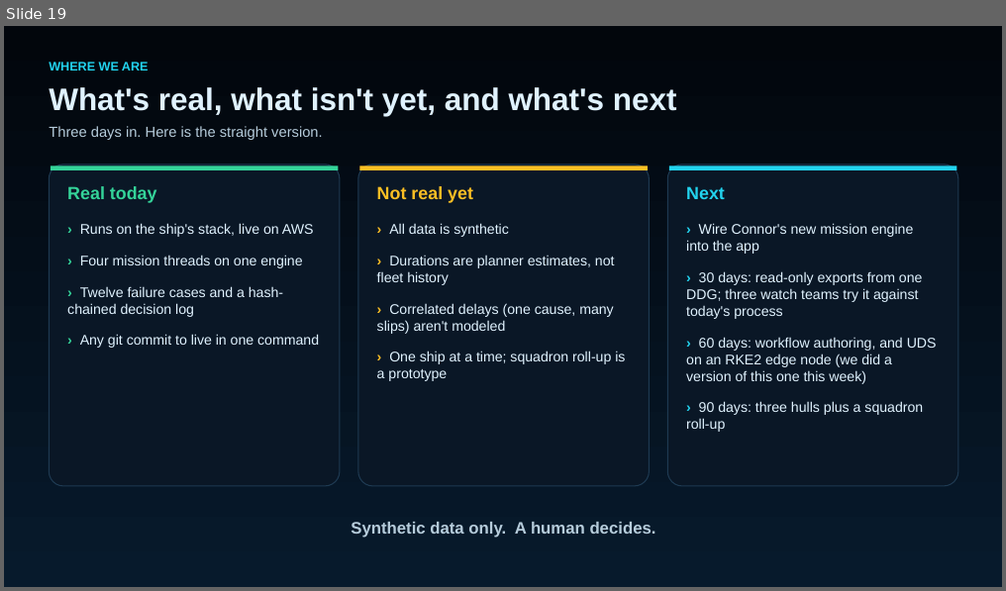
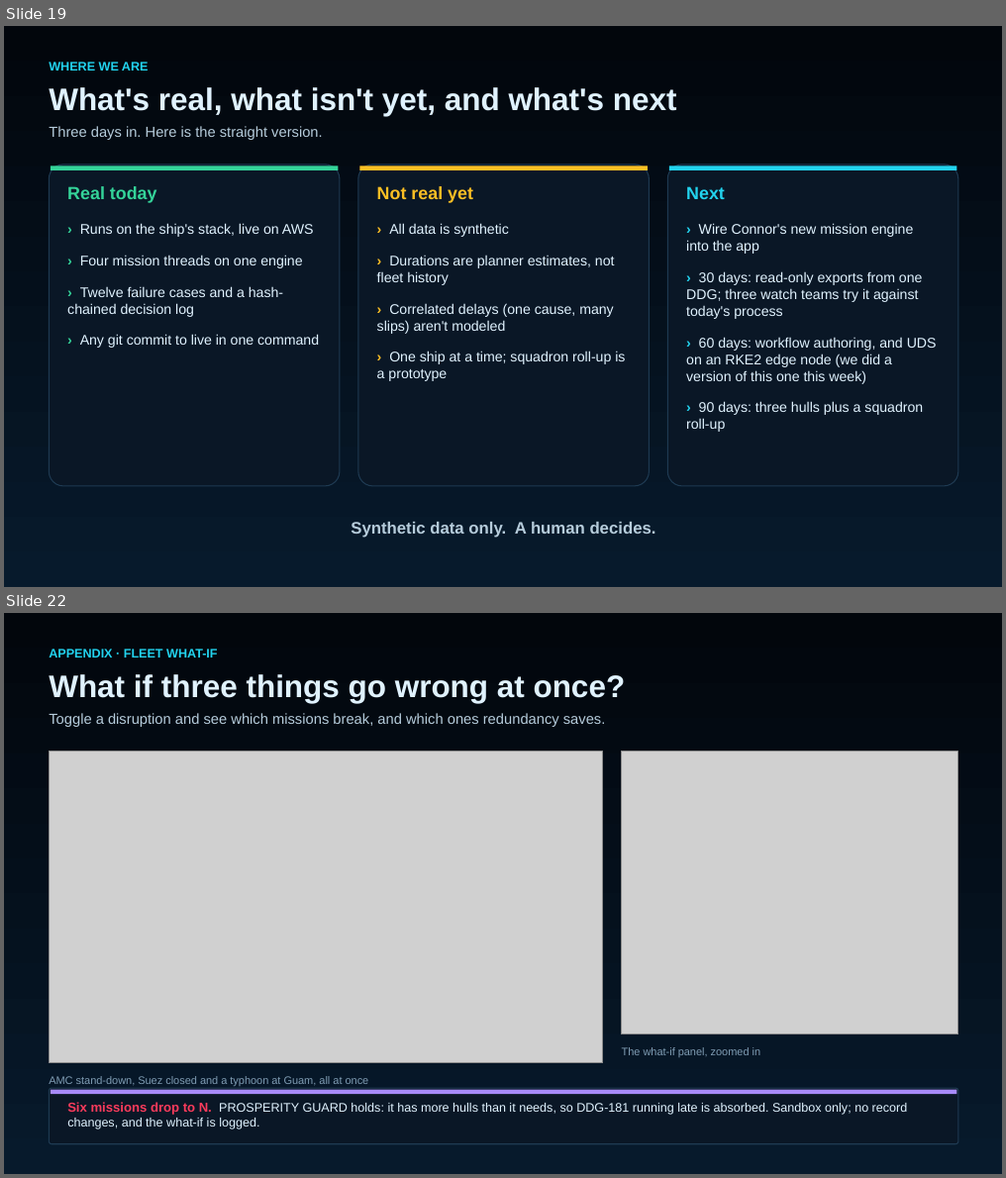
Before and after one commit to bschumacher-uncomn/HAWSIR, a slide deck: docs/slides/HAWSIR_this_week.pptx. Shown one above the other, each under a label of ours: slide 19 before the commit, slides 19 and 22 after it; the slides between them are not shown. The pictures are 1006x591 and 1006x1178 pixels, drawn with LibreOffice and Linux fonts; fonts in the diff are those of the drawing; grey boxes stand for pictures. Boxes give left, top, right and bottom in pixels: in the first picture for what was removed or moved away, otherwise in the second. Text is boxed around its words. In the diff, an @@ line names an element or a change of style, - is before the commit and + after.

Commit message:
Deck: appendix of app screenshots (fleet globe, what-if, Monte Carlo, horizon, theater, other threads)

```diff
--- a/docs/slides/HAWSIR_this_week.pptx
+++ b/docs/slides/HAWSIR_this_week.pptx
@@ slide 22 added at box(4, 613, 1002, 1174), background #FFFFFF @@
@@ rectangle added at box(4, 613, 1002, 1174), fill gradient #071A2C to #02060C @@
@@ text added at box(49, 649, 217, 658), 12 pt, text #22D3EE, bold @@
+APPENDIX · FLEET WHAT-IF
@@ text added at box(49, 674, 626, 703), 30 pt, text #E0F2FE, bold @@
+What if three things go wrong at once?
@@ text added at box(49, 713, 606, 727), 14 pt, text #B6CCDB @@
+Toggle a disruption and see which missions break, and which ones redundancy saves.
@@ picture added at box(49, 752, 603, 1062) @@
@@ picture added at box(622, 752, 958, 1035) @@
@@ text added at box(622, 1048, 761, 1058), 10.5 pt, text #7F9CB3 @@
+The what-if panel, zoomed in
@@ text added at box(49, 1076, 369, 1086), 10.5 pt, text #7F9CB3 @@
+AMC stand-down, Suez closed and a typhoon at Guam, all at once
@@ rounded rectangle added at box(49, 1088, 958, 1145), fill #0A1726, outline #1E3A52 1 pt @@
@@ rectangle added at box(51, 1090, 957, 1094), fill #A78BFA @@
@@ text added at box(67, 1102, 908, 1130), 12 pt, text #E0F2FE @@
+Six missions drop to N. PROSPERITY GUARD holds: it has more hulls than it needs, so DDG-181 running late is absorbed. Sandbox only; no record changes, and the what-if is logged.
```
Also in this commit, not shown: 8 other slides added, 3 other files.
